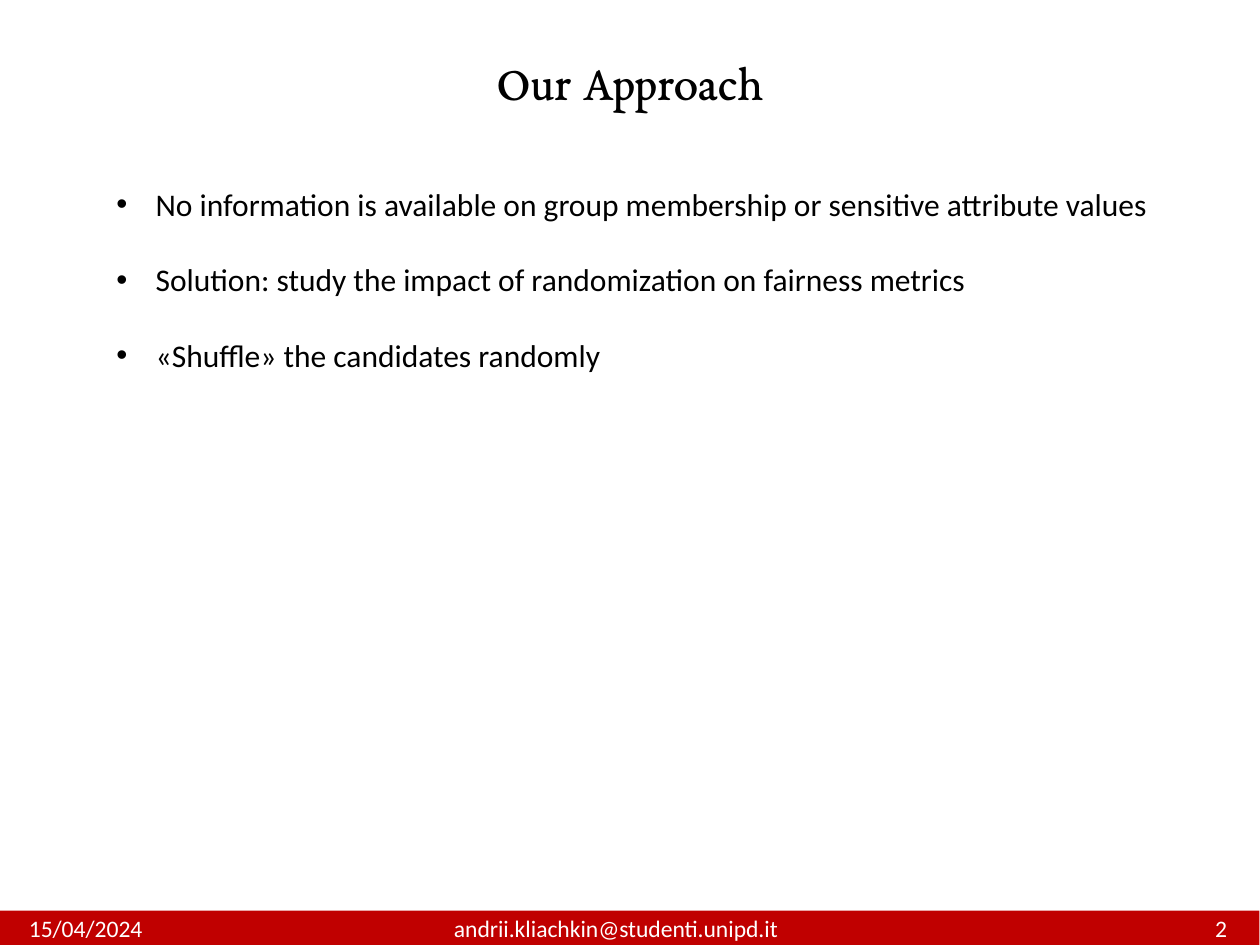
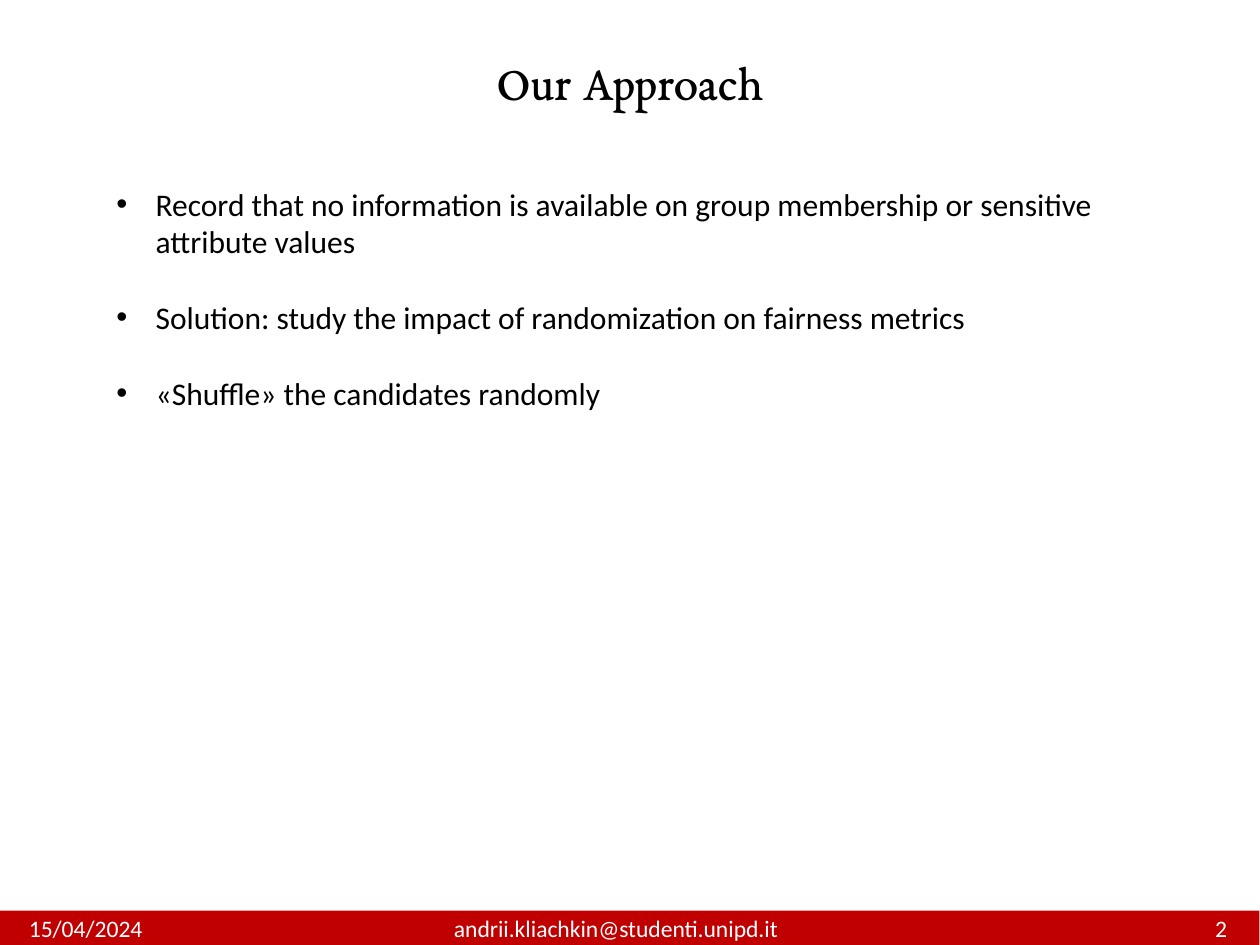
Before and after one commit to andrewklayk/unipd_thesis, a slide deck: slide 14 of AndriiKliachkin.pptx (slide 17 before the commit). Drawn at 1260x945 pixels with LibreOffice and Linux fonts; fonts in the diff are those of the drawing. Boxes give left, top, right and bottom in pixels: in the first picture for what was removed or moved away, otherwise in the second. Text is boxed around its words. In the diff, an @@ line names an element or a change of style, - is before the commit and + after.

```diff
--- a/AndriiKliachkin.pptx
+++ b/AndriiKliachkin.pptx
@@ text at (156,194,1091,254): text changed @@
-• No information is available on group membership or sensitive attribute values
+• Record that no information is available on group membership or sensitive attribute values
```
Also in this commit, not shown: 20 other slides changed, 7 slides added, 4 slides removed, 9 other files.
